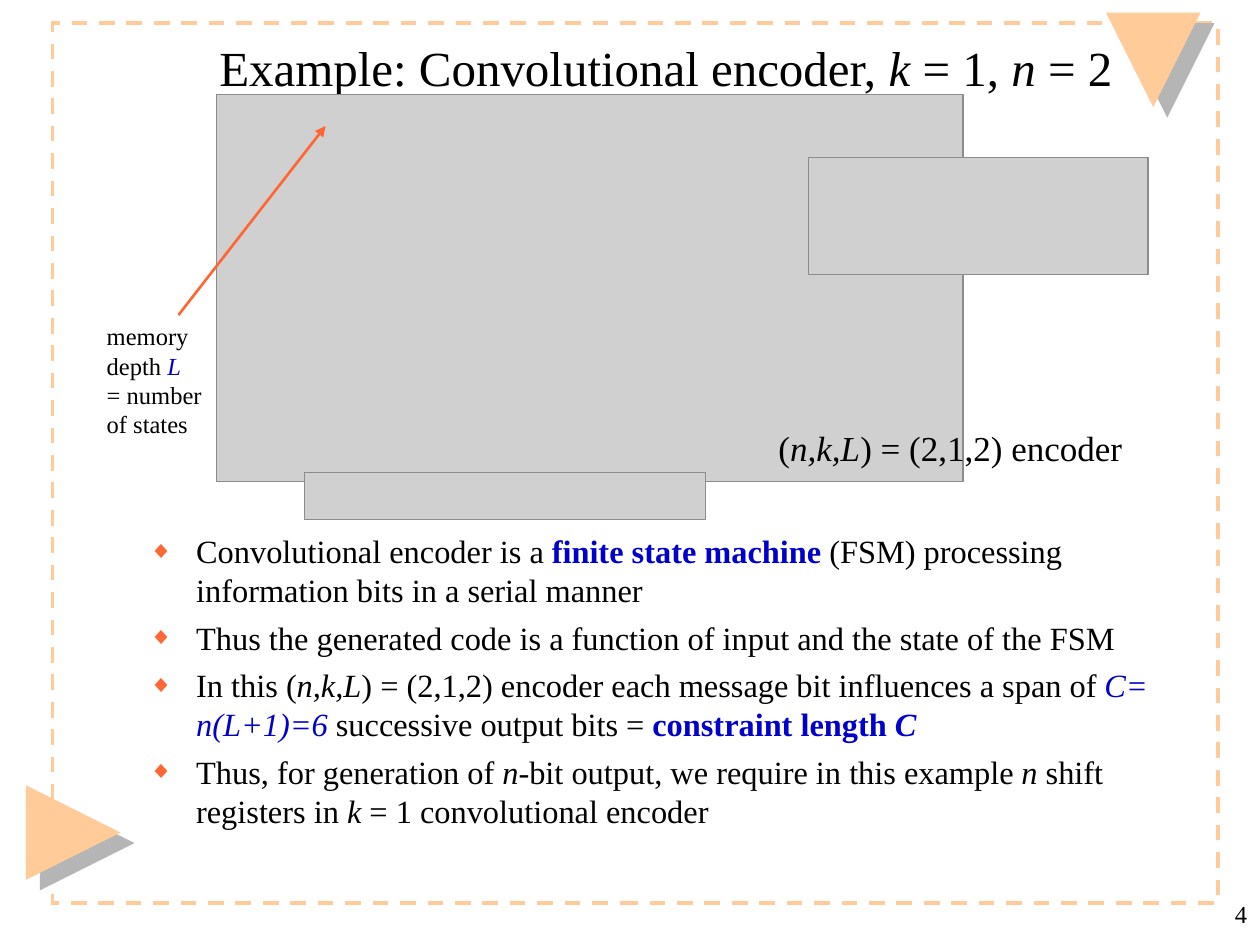
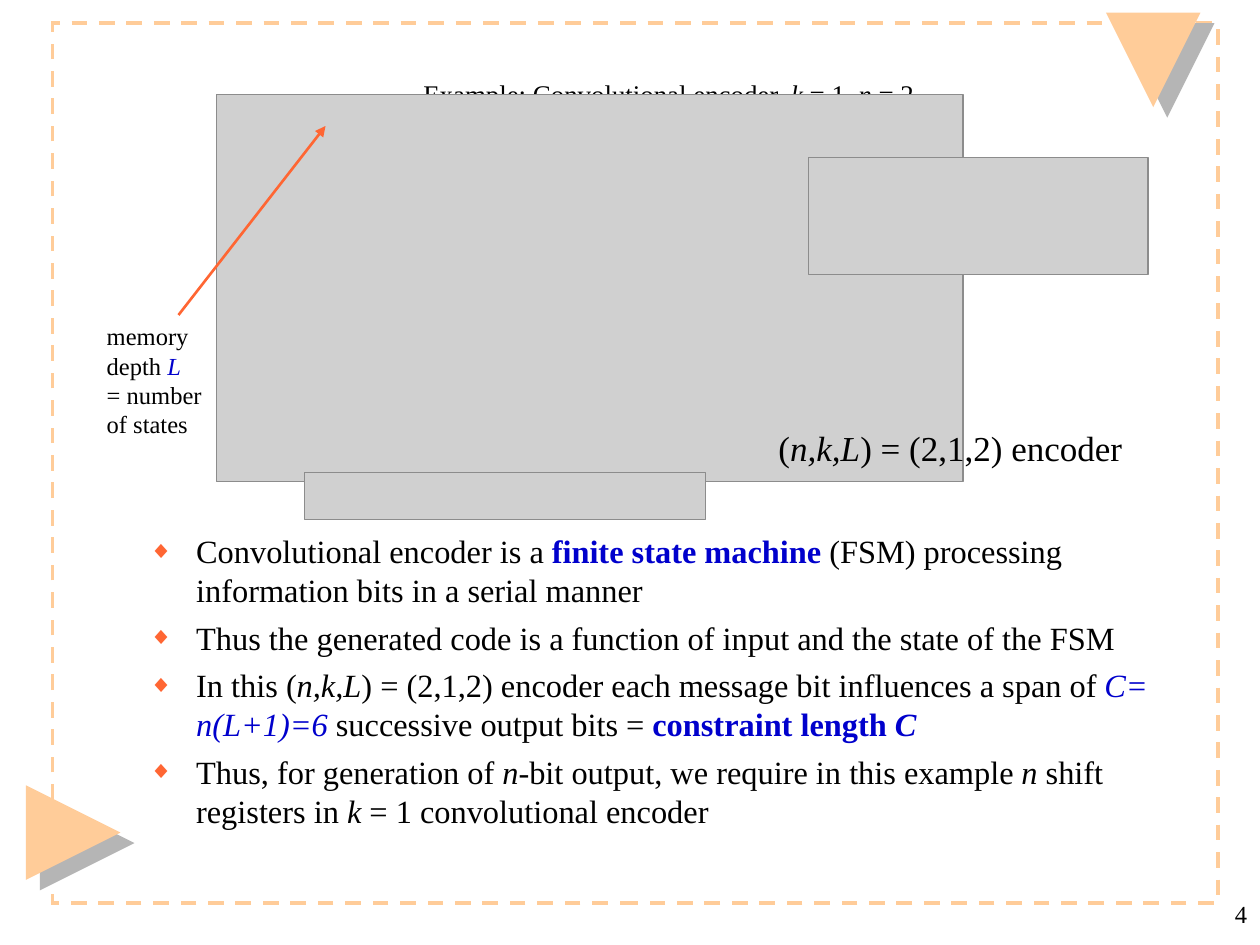
Before and after one commit to carmel26/semester2Notes, a slide deck: slide 4 of Mobile Telecommunication Technology/Lecture 9.ppt. Drawn at 1260x945 pixels with LibreOffice and Linux fonts; fonts in the diff are those of the drawing; grey boxes stand for pictures. Boxes give left, top, right and bottom in pixels: in the first picture for what was removed or moved away, otherwise in the second. Text is boxed around its words. In the diff, an @@ line names an element or a change of style, - is before the commit and + after.

```diff
--- a/Mobile Telecommunication Technology/Lecture 9.ppt
+++ b/Mobile Telecommunication Technology/Lecture 9.ppt
@@ text "Example: Convolutional encoder, k = ..." at [423, 83, 913, 95]: size 28 to 15.4 pt @@
```
Also in this commit, not shown: 3 other slides changed, 12 other files.
